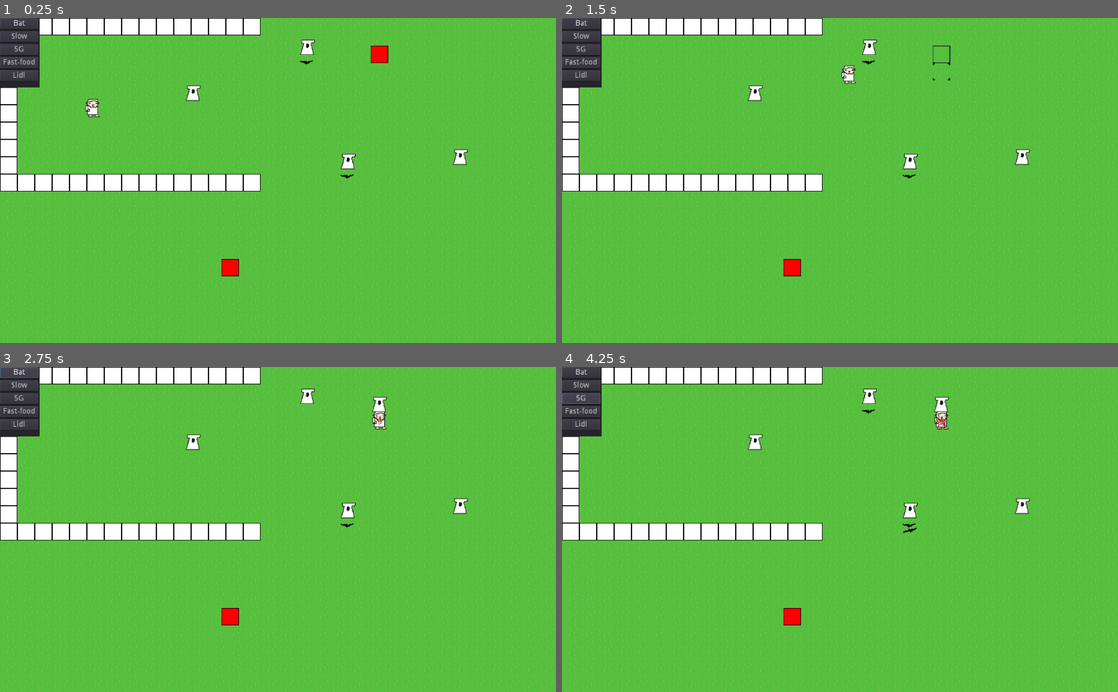
Above: before the commit, frames 1-4 (two rows, left to right).
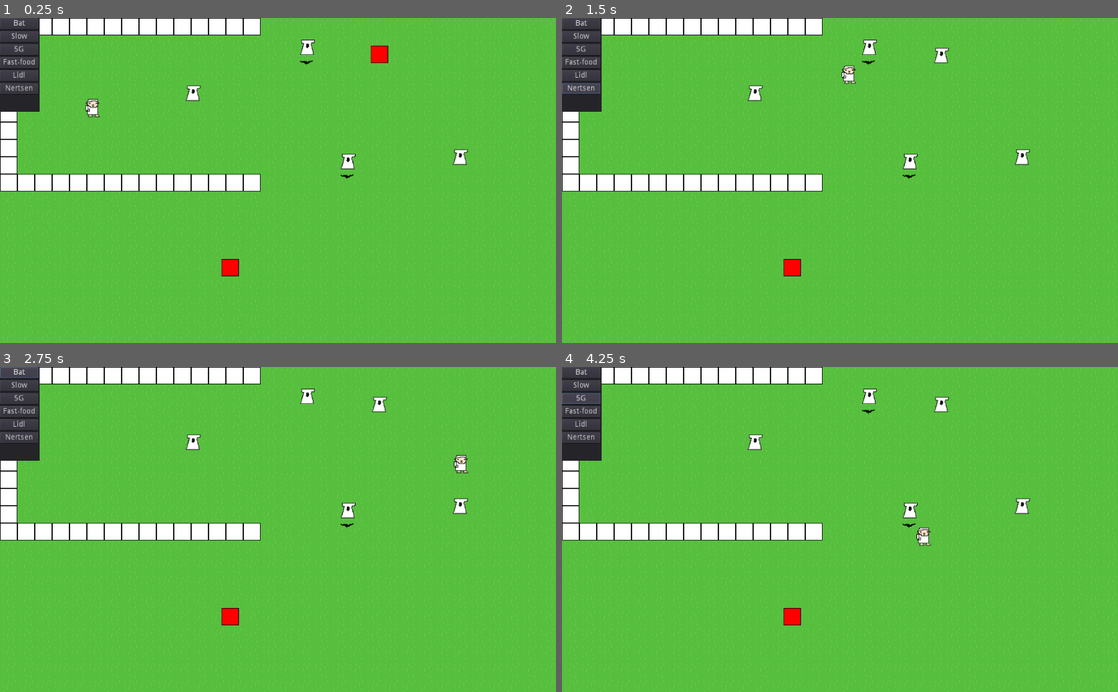
Above: after the commit, the same moments.

Repository: S-D-V-A-S-M-V-V-I-C-T-S-S-BAGGER/CovidTowerDefense
Game: Godot game, scene res://Levels/BaseLevel.tscn
Same seed, same stepped clock (60 frames per second), same inputs: the game is played once before the commit and once after it.
Inputs (mouse positions are in pixels of both pictures, inside the frame that each line leads up to):
- Up to frame 1 (0.25 s): no input
- Up to frame 2 (1.5 s): click (940, 53) at 0.52 s; click (578, 89) at 1.25 s, where only the run after the commit has a clickable "Nertsen"
- Up to frame 3 (2.75 s): click "Bat" at 2 s
- Up to frame 4 (4.25 s): click "Slow" at 2.75 s; click "5G" at 3.5 s

The runs differ from the first frame. In frame 1, 0.6% of the frame differs, in the area x 0-8%, y 20-29%; in frame 2, 0.8%; in frame 3, 0.8%; in frame 4, 0.9%, in the area x 0-70%, y 13-56%.

Commit message:
add nertsen tower

Diff:
--- a/Gui/HUD.tscn
+++ b/Gui/HUD.tscn
@@ -7,6 +7,7 @@
 [ext_resource path="res://Towers/CellTower.tscn" type="PackedScene" id=5]
 [ext_resource path="res://Towers/FastfoodTower.tscn" type="PackedScene" id=6]
 [ext_resource path="res://Towers/LidlTower.tscn" type="PackedScene" id=7]
+[ext_resource path="res://Towers/NertsTower.tscn" type="PackedScene" id=8]
 
 [node name="HUD" type="Node2D"]
 
@@ -20,7 +21,7 @@
 
 [node name="TowerOptions" type="Panel" parent="."]
 margin_right = 73.0
-margin_bottom = 128.0
+margin_bottom = 173.0
 rect_rotation = 0.147696
 script = ExtResource( 1 )
 __meta__ = {
@@ -31,6 +32,7 @@
 cell_tower = ExtResource( 5 )
 fastfood_tower = ExtResource( 6 )
 lidl_tower = ExtResource( 7 )
+nerts_tower = ExtResource( 8 )
 
 [node name="VBoxContainer" type="VBoxContainer" parent="TowerOptions"]
 margin_right = 62.0
@@ -74,8 +76,15 @@
 margin_bottom = 116.0
 text = "Lidl"
 
+[node name="NertsTower" type="Button" parent="TowerOptions/VBoxContainer"]
+margin_top = 120.0
+margin_right = 71.0
+margin_bottom = 140.0
+text = "Nertsen"
+
 [connection signal="pressed" from="TowerOptions/VBoxContainer/BatTower" to="TowerOptions" method="_on_BatTower_pressed"]
 [connection signal="pressed" from="TowerOptions/VBoxContainer/SlowTower" to="TowerOptions" method="_on_SlowTower_pressed"]
 [connection signal="pressed" from="TowerOptions/VBoxContainer/CellTower" to="TowerOptions" method="_on_CellTower_pressed"]
 [connection signal="pressed" from="TowerOptions/VBoxContainer/FastfoodTower" to="TowerOptions" method="_on_FastfoodTower_pressed"]
 [connection signal="pressed" from="TowerOptions/VBoxContainer/LidlTower" to="TowerOptions" method="_on_LidlTower_pressed"]
+[connection signal="pressed" from="TowerOptions/VBoxContainer/NertsTower" to="TowerOptions" method="_on_NertsTower_pressed"]
--- a/Gui/TowerOptions.gd
+++ b/Gui/TowerOptions.gd
@@ -1,14 +1,11 @@
 extends Panel
 
-
-# Declare member variables here. Examples:
-# var a = 2
-# var b = "text"
 export (PackedScene) var bat_tower
 export (PackedScene) var slow_tower
 export (PackedScene) var cell_tower
 export (PackedScene) var fastfood_tower
 export (PackedScene) var lidl_tower
+export (PackedScene) var nerts_tower
 
 # Called when the node enters the scene tree for the first time.
 func _ready():
@@ -48,3 +45,7 @@
 
 func _on_LidlTower_pressed():
 	place_tower(lidl_tower)
+
+
+func _on_NertsTower_pressed():
+	place_tower(nerts_tower)
--- /dev/null
+++ b/Towers/NertsTower.gd
@@ -0,0 +1,24 @@
+extends Node2D
+
+
+# Declare member variables here. Examples:
+# var a: int = 2
+# var b: String = "text"
+
+
+# Called when the node enters the scene tree for the first time.
+func _ready() -> void:
+	pass # Replace with function body.
+
+
+# Called every frame. 'delta' is the elapsed time since the previous frame.
+func _process(delta: float) -> void:
+	pass
+
+
+func initialize(tower_position, path_position):
+	position = tower_position
+
+
+func _on_Collision_area_shape_entered(area_id: int, area: Area2D, area_shape: int, local_shape: int) -> void:
+	get_node(area.get_path()).owner.set("speed_modifier", 2)
--- /dev/null
+++ b/Towers/NertsTower.tscn
@@ -0,0 +1,21 @@
+[gd_scene load_steps=4 format=2]
+
+[ext_resource path="res://PlaceHolders/TowerPlaceholder.png" type="Texture" id=1]
+[ext_resource path="res://Towers/NertsTower.gd" type="Script" id=2]
+
+[sub_resource type="CircleShape2D" id=1]
+radius = 64.0
+
+[node name="NertsTower" type="Node2D"]
+script = ExtResource( 2 )
+
+[node name="Sprite" type="Sprite" parent="."]
+texture = ExtResource( 1 )
+
+[node name="Collision" type="Area2D" parent="."]
+collision_layer = 2
+
+[node name="AreaOffEffect" type="CollisionShape2D" parent="Collision"]
+shape = SubResource( 1 )
+
+[connection signal="area_shape_entered" from="Collision" to="." method="_on_Collision_area_shape_entered"]
Not shown: 1 places in Gui/HUD.tscn that only renumber resources
